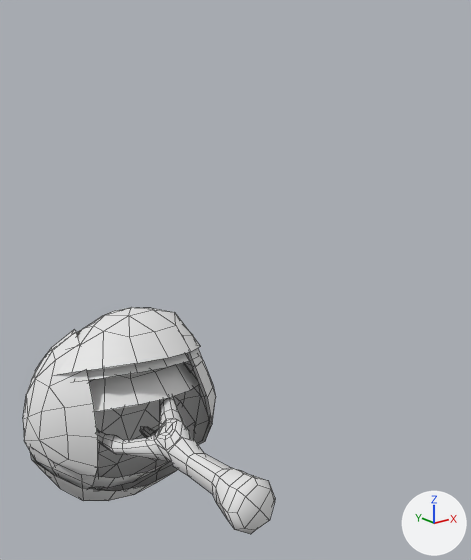
An edit to the Blender file gameBlender2020/assets/PROP/tree01.blend, drawn before and after from the same camera.
Both versions are drawn from a 50 mm camera at (-3.37, -3.89, 3.76) aimed at (0.49, 0.93, 1.83). The lights are fixed; the arrows at lower right show +X, +Y and +Z. Mesh edges are drawn as thin lines.

In view in the first picture: 'tree01'.
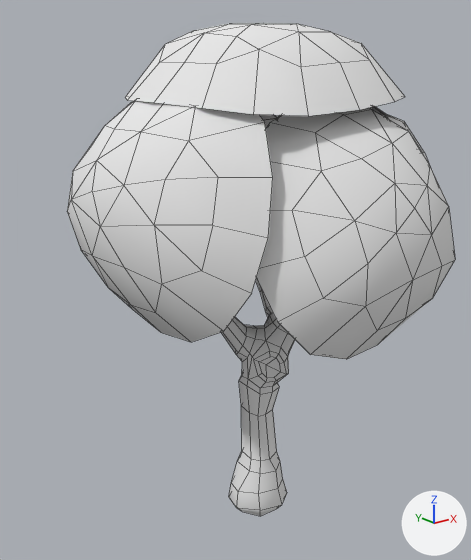
Boxes (x1, y1, x2, y2) around the edits, measured in the pictures (471 x 560 px; the box of a moved part takes in the faces that stretch with it):
'tree01', reshaped (54% wider, 117% taller): before (23, 307, 275, 534); after (67, 23, 455, 516)
part 1 of me_cube_012, moved or reshaped: before (97, 397, 275, 534); after (221, 279, 295, 516)
part 2 of me_cube_012, moved or reshaped (not visible afterwards): before (30, 452, 178, 501)
part 3 of me_cube_012, moved or reshaped (not visible before): after (125, 23, 405, 116)
part 4 of me_cube_012, moved or reshaped: before (189, 331, 216, 445); after (278, 106, 429, 163)
part 5 of me_cube_012, moved or reshaped: before (56, 307, 201, 375); after (256, 108, 455, 359)
part 6 of me_cube_012, moved or reshaped: before (23, 330, 98, 489); after (67, 101, 273, 342)
part 7 of me_cube_012, moved or reshaped: before (31, 396, 195, 488); after (260, 115, 277, 128)
part 8 of me_cube_012, moved or reshaped (not visible afterwards): before (89, 363, 199, 412)
part 9 of me_cube_012, moved or reshaped: before (175, 352, 210, 443); after (280, 107, 387, 118)
part 10 of me_cube_012, moved or reshaped (not visible afterwards): before (73, 353, 192, 382)

The change, as a list of edits to the scene's bpy script:
```text
Change me_cube_012:
    where me_cube_012.from_pydata(...)  # 663 vertices, 688 faces; spans x -1.08..1.21, y -0.04..3.71, z -1.29..1.1
    used by ob_tree01; location = (0.0, 0.0, 0.0)
    me_cube_012 part 1: the loose piece of 258 vertices spanning x -0.55..0.44, y -0.04..2.57, z -0.55..0.3 is turned 90 degrees about the x axis through its middle, then moved by (0.0, -1.21, 1.41)
    me_cube_012 part 2: the loose piece of 45 vertices spanning x -1.07..0.99, y 1.89..3.64, z -1.29..-0.29 is turned 90 degrees about the x axis through its middle, then moved by (0.0, -1.7, 3.57)
    me_cube_012 part 3: the loose piece of 45 vertices spanning x -0.96..0.97, y 3.08..3.7, z -1.12..0.86 is turned 90 degrees about the x axis through its middle, then moved by (0.0, -3.33, 3.96)
    me_cube_012 part 4: the loose piece of 45 vertices spanning x 0.35..1.21, y 1.8..3.62, z -0.99..1.01 is turned 90 degrees about the x axis through its middle, then moved by (0.29, -2.79, 2.73)
    me_cube_012 part 5: the loose piece of 45 vertices spanning x -0.82..1.08, y 1.84..3.57, z 0.14..1.1 is turned 90 degrees about the x axis through its middle, then moved by (0.0, -3.63, 2.11)
    me_cube_012 part 6: the loose piece of 45 vertices spanning x -1.08..-0.13, y 1.95..3.71, z -1.11..0.92 is turned 90 degrees about the x axis through its middle, then moved by (-0.4, -2.8, 2.94)
    me_cube_012 part 7: the loose piece of 45 vertices spanning x -1.06..0.98, y 1.9..3.63, z -1.12..-0.12 is turned 90 degrees about the x axis through its middle, then moved by (0.0, -1.71, 3.41)
    me_cube_012 part 8: the loose piece of 45 vertices spanning x -0.85..1.02, y 1.8..3.5, z -0.32..0.62 is turned 90 degrees about the x axis through its middle, then moved by (0.04, -3.56, 2.57)
    me_cube_012 part 9: the loose piece of 45 vertices spanning x 0.33..1.18, y 1.83..3.61, z -0.97..0.99 is turned 90 degrees about the x axis through its middle, then moved by (0.3, -2.8, 2.73)
    me_cube_012 part 10: the loose piece of 45 vertices spanning x -0.8..1.05, y 1.86..3.55, z 0.03..0.96 is turned 90 degrees about the x axis through its middle, then moved by (0.0, -3.62, 2.23)
```
